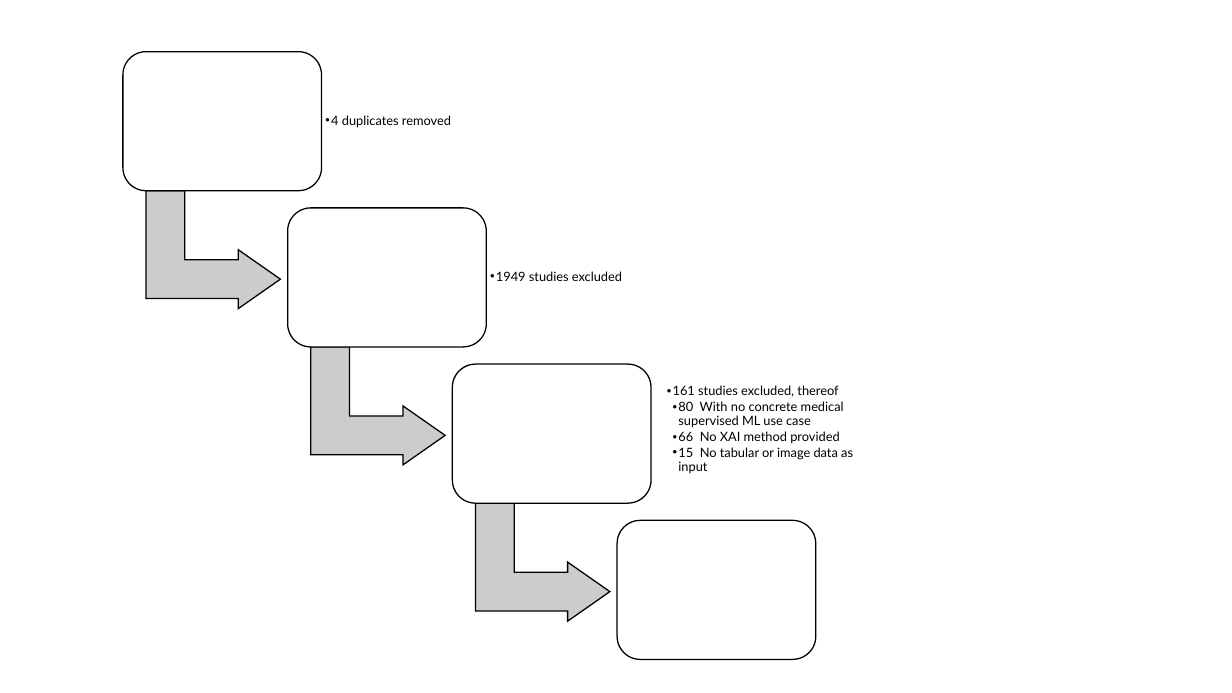
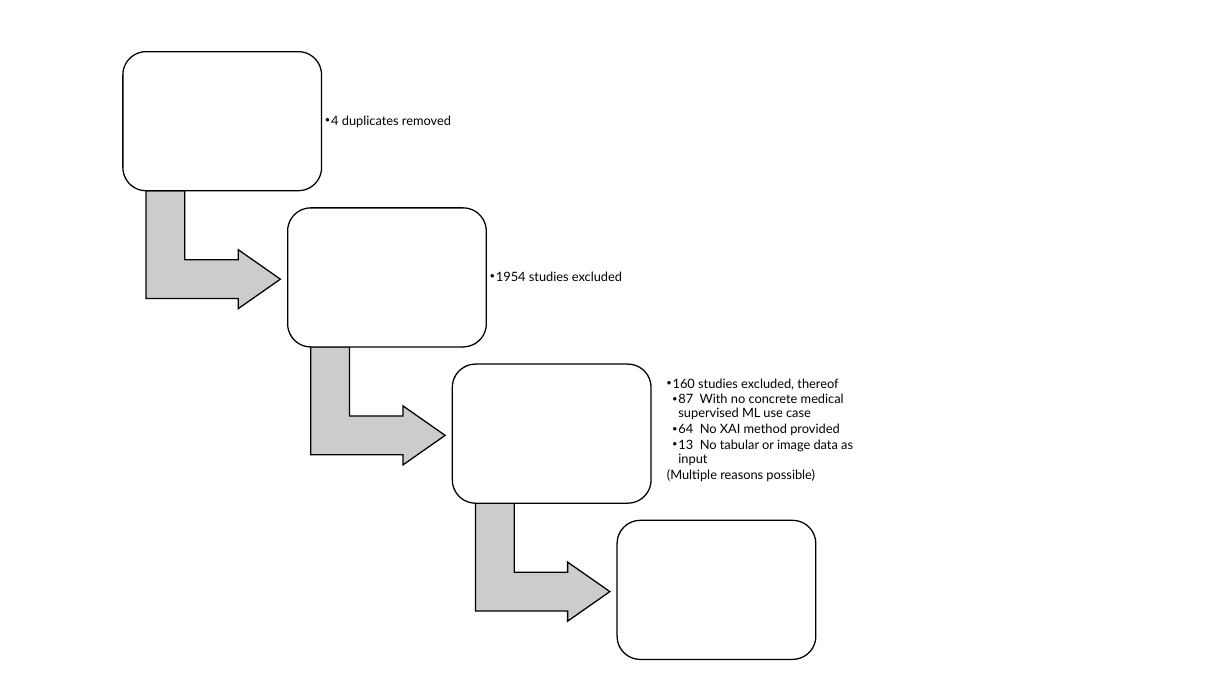
Before and after one commit to joa24jm/literature_review, a slide deck: slide 1 of plots/prisma-result.pptx. Drawn at 1232x693 pixels with LibreOffice and Linux fonts; fonts in the diff are those of the drawing. Boxes give left, top, right and bottom in pixels: in the first picture for what was removed or moved away, otherwise in the second. Text is boxed around its words. In the diff, an @@ line names an element or a change of style, - is before the commit and + after.

```diff
--- a/plots/prisma-result.pptx
+++ b/plots/prisma-result.pptx
@@ text at [496,271,622,281]: text changed @@
-  • 1949 studies excluded
+  • 1954 studies excluded
@@ text at [667,378,853,481]: text changed @@
-  • 161 studies excluded, thereof
-    • 80 With no concrete medical supervised ML use case
-    • 66 No XAI method provided
-    • 15 No tabular or image data as input
+  • 160 studies excluded, thereof
+    • 87 With no concrete medical supervised ML use case
+    • 64 No XAI method provided
+    • 13 No tabular or image data as input
+  (Multiple reasons possible)
```
Also in this commit, not shown: 2 other files.
